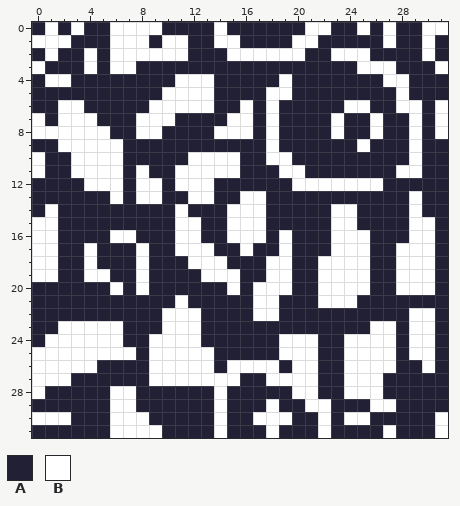
Pixel-art file -- Assets/Textures/Aseprite Filer/FogoWar.aseprite. Above, as it was before the edit.
32x32 pixels, 1 frame.
Palette (. is transparent): A #222034  B #ffffff
And afterwards:
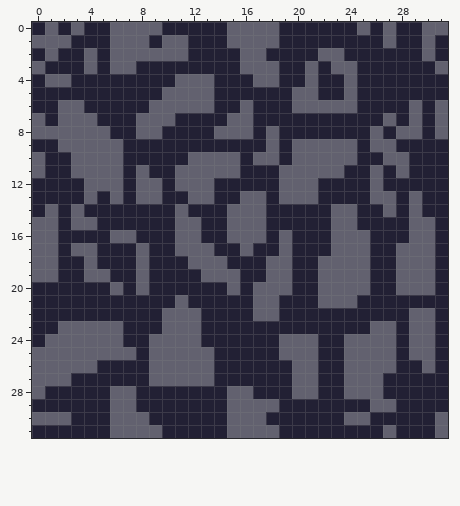
The commit says: Gore System update, fog of war change
Difference:
layer "Layer 1" opacity 100% -> 29%
Colour B changes from #ffffff to #62616f.
Layer "Layer 1":
The edit turns colour B into colour A in row 0 at x 14 and 21 to 22; in row 1 at x 14 and 20 to 21; in row 2 at x 15, 18 to 20 and 24 to 25; in row 3 at x 25 to 27; in row 4 at x 19 and 27 to 28; in row 5 at x 18 to 19 and 28.
The edit turns colour B into colour A in row 6 at x 18, 25 and 28; in row 7 at x 18, 23 and 26; in row 8 at x 23; in row 9 at x 25 and 29; in row 10 at x 19 and 29; in row 11 at x 29.
The edit turns colour B into colour A in row 12 at x 22 to 25; in row 26 at x 15 to 18; in row 27 at x 14 to 15 and 18 to 19; in row 28 at x 14; in row 29 at x 14 and 21 to 22; in row 30 at x 14, 18 to 19 and 22.
The edit turns colour B into colour A in row 31 at x 14 and 22.
The edit turns colour A into colour B in row 0 at x 15 to 18; in row 1 at x 16 to 18; in row 2 at x 22; in row 3 at x 16 to 18, 21 and 23 to 24; in row 4 at x 17 to 18, 21 and 24; in row 5 at x 20 to 21 and 24.
The edit turns colour A into colour B in row 6 at x 20 to 23; in row 7 at x 27; in row 8 at x 28; in row 9 at x 20 to 24 and 26 to 27; in row 10 at x 17, 20 to 24 and 27 to 28; in row 11 at x 21 to 23 and 26.
The edit turns colour A into colour B in row 12 at x 19; in row 13 at x 4, 19 to 21 and 26 to 27; in row 14 at x 3 and 27; in row 15 at x 3 to 4; in row 17 at x 3; in row 28 at x 15 to 16.
The edit turns colour A into colour B in row 29 at x 15 to 17; in row 30 at x 15 to 16; in row 31 at x 15 to 17.
